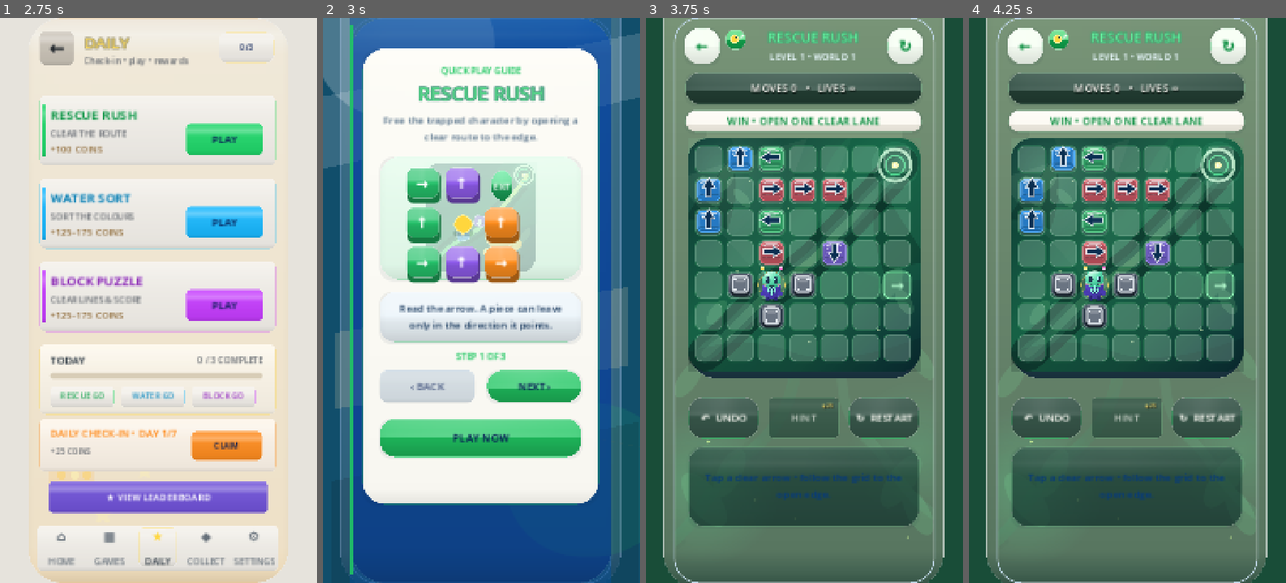
Above: before the commit, frames 1-4 (left to right).
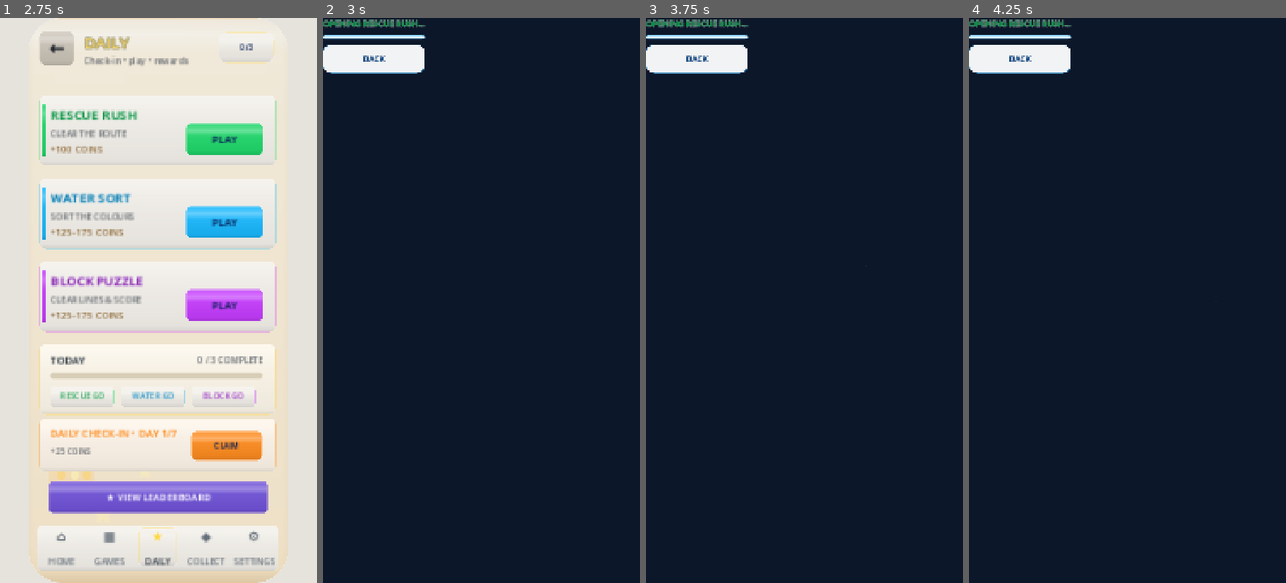
Above: after the commit, the same moments.

Repository: eghosa001/unjam
Game: Godot game, scene res://scenes/Boot.tscn
Same seed, same stepped clock (60 frames per second), same inputs: the game is played once before the commit and once after it.
Inputs (mouse positions are in pixels of both pictures, inside the frame that each line leads up to):
- Up to frame 1 (2.75 s): tap Enter at 0.5 s; move the mouse to (228, 272) at 0.52 s; click (228, 272) at 0.67 s; tap Space at 1.25 s; drag from (95, 328) to (142, 413) at 1.27 s; click "PLAY DAILY" at 2 s
- Up to frame 2 (3 s): click "PLAY" at 2.75 s
- Up to frame 3 (3.75 s): click (804, 436) at 3.5 s, where only the run before the commit has a clickable "PLAY NOW"
- Up to frame 4 (4.25 s): no input

Frame 1 is identical in both runs. In frame 2, 99% of the frame differs, in the area x 0-100%, y 0-100%; in frame 3, 99%; in frame 4, 99%.
Error after the commit: Parse Error: Could not resolve class "res://scripts/game/rescue_rush_casual.gd". (res://scripts/game/rescue_rush_assisted.gd:1)

Commit message:
Simplify nearest playable arrow focus loop to unambiguous GDScript

Diff:
--- a/scripts/game/rescue_rush_premium.gd
+++ b/scripts/game/rescue_rush_premium.gd
@@ -431,8 +431,8 @@
 	# Try the same physical position first, then the nearest playable arrow.
 	var count := board_grid.get_child_count()
 	for distance in range(count):
-		for direction in [0, -1] if distance > 0 else [0]:
-			var index := (previous_index + distance * (1 if direction == 0 else -1) + count) % count
+		for sign in [1, -1]:
+			var index := (previous_index + distance * sign + count) % count
 			var control := board_grid.get_child(index) as BaseButton
 			if control != null and not control.disabled and control.focus_mode == Control.FOCUS_ALL:
 				control.grab_focus()
